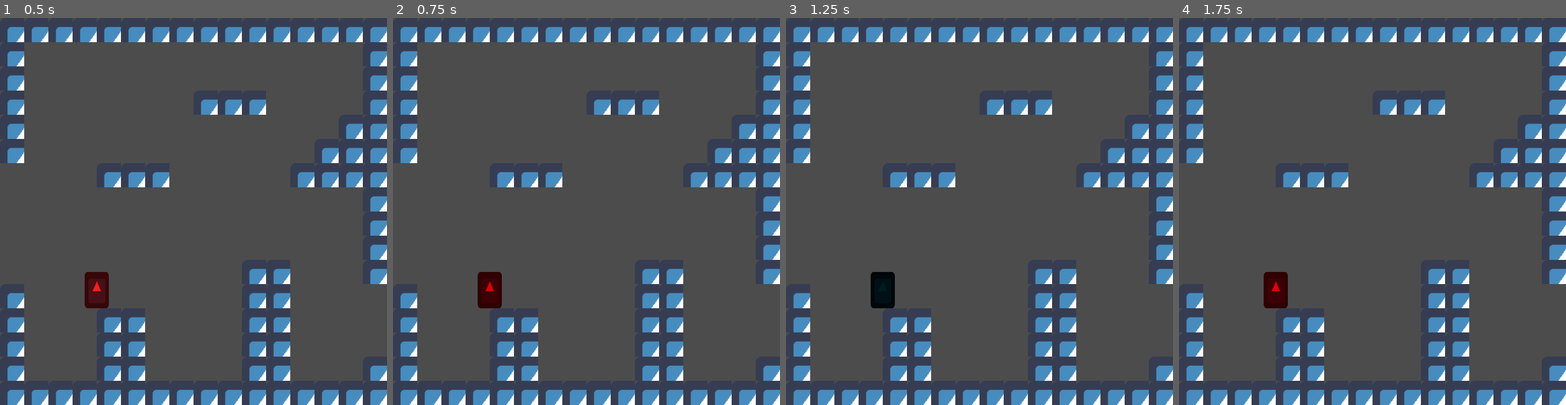
Above: before the commit, frames 1-4 (left to right).
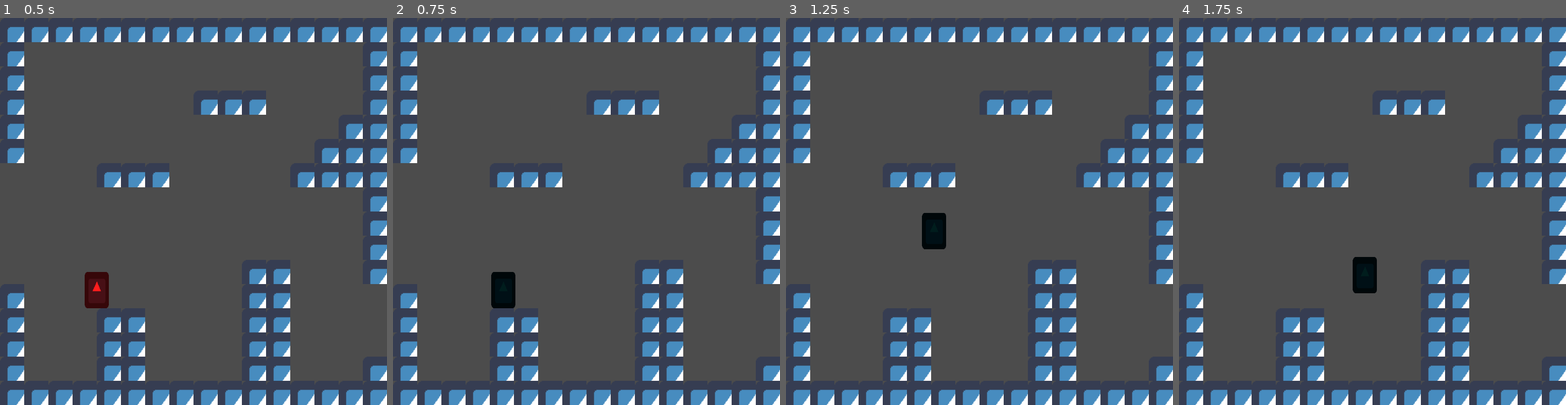
Above: after the commit, the same moments.

Repository: FadeTadem/Gmtk-2022
Game: Godot game, scene res://Scenes/main.tscn
Two runs of this game, one before a commit and one after it. Both use one fixed random seed, a clock stepped at 60 frames per second and the inputs below. The engine's default icon, where the game draws it, is replaced by a stand-in: a white triangle on a blue panel in a dark square.
Inputs:
- Up to frame 1 (0.5 s): no input
- Up to frame 2 (0.75 s): tap Enter (ui_accept) at 0.5 s; hold D (move_right) from 0.53 s (still down); tap Space (switch_die) at 0.6 s
- Up to frame 3 (1.25 s): keep holding D (move_right); tap W (jump) at 0.77, 1.07 s; tap Enter (ui_accept) at 0.8 s
- Up to frame 4 (1.75 s): keep holding D (move_right); tap Enter (ui_accept) at 1.35 s; tap W (jump) at 1.52, 1.55 s

Frame 1 is identical in both runs. In frame 2, 0.9% of the frame differs, in the area x 21-32%, y 65-75%; in frame 3, 1.2%; in frame 4, 1.2%, in the area x 21-52%, y 61-75%.

Commit message:
Use the values set in the input map in the player script

Diff:
--- a/Scripts/Player.gd
+++ b/Scripts/Player.gd
@@ -16,7 +16,7 @@
 
 func _physics_process(delta):
 
-	if Input.is_action_just_pressed("ui_accept"):
+	if Input.is_action_just_pressed("switch_die"):
 		_switchDie();
 
 	var dir: Vector2 = _getInputDirection();
@@ -40,8 +40,8 @@
 func _getInputDirection() -> Vector2:
 	var dir: Vector2 = Vector2.ZERO
 
-	dir.x = Input.get_action_strength("ui_right") - Input.get_action_strength("ui_left");
-	dir.y = 1 if is_on_floor() && Input.is_action_just_pressed("ui_up") else 0;
+	dir.x = Input.get_action_strength("move_right") - Input.get_action_strength("move_left");
+	dir.y = 1 if is_on_floor() && Input.is_action_just_pressed("jump") else 0;
 	return dir;
 
 func _switchDie() -> void :
